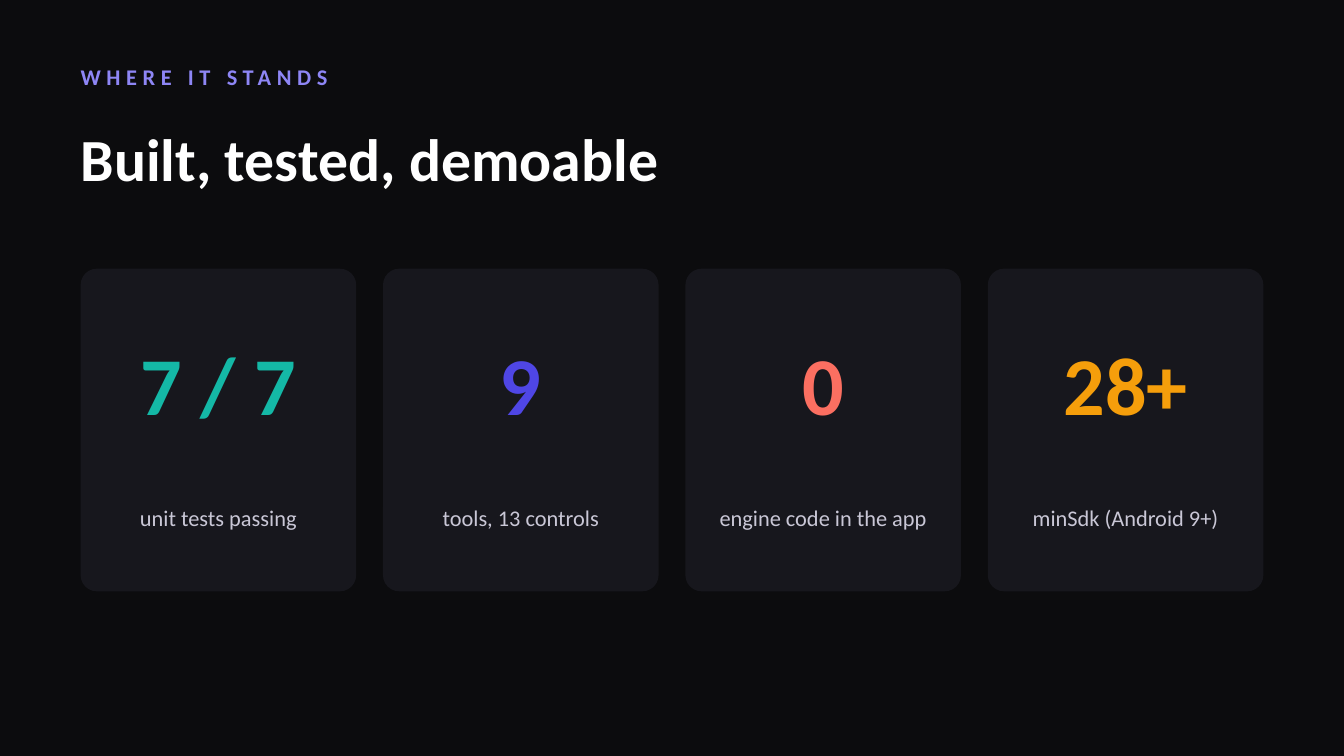
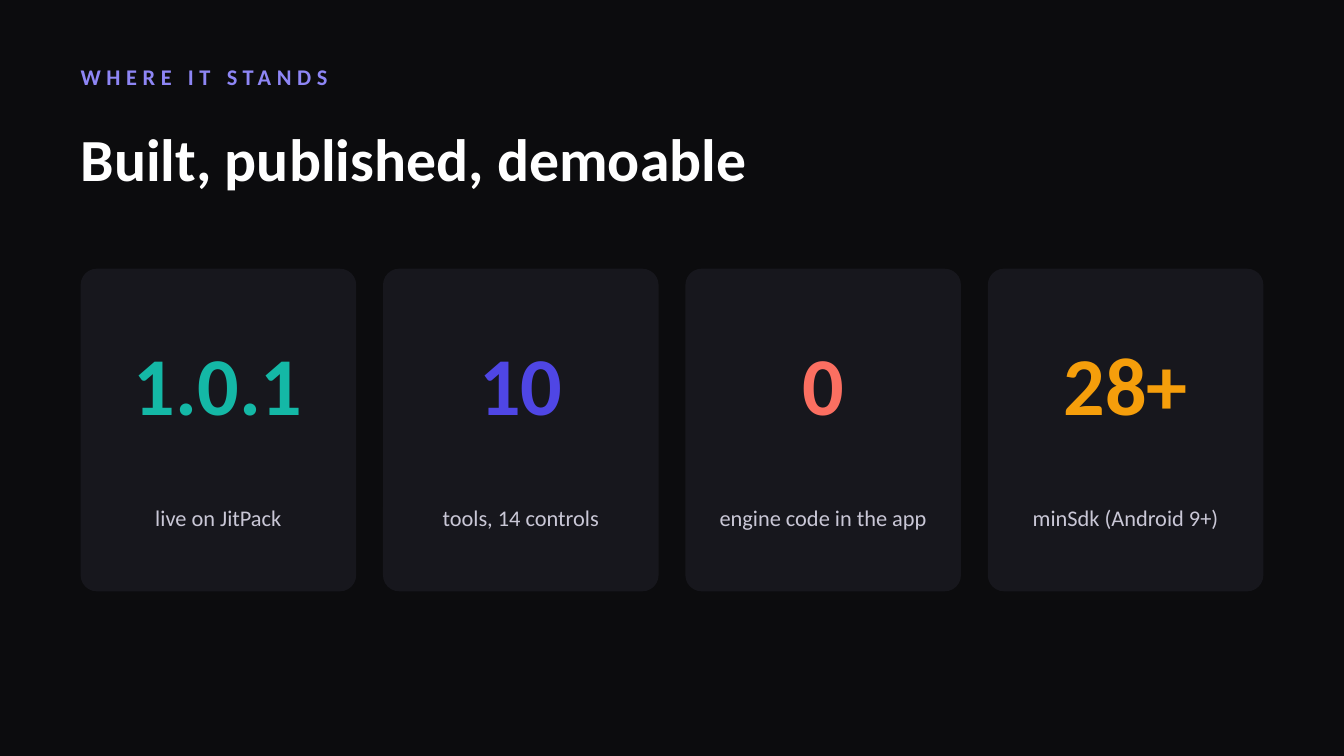
Before and after one commit to RotemBar18/EZCanvas, a slide deck: slide 10 of EZCanvas-Presentation.pptx. Drawn at 1344x756 pixels with LibreOffice and Linux fonts; fonts in the diff are those of the drawing. Boxes give left, top, right and bottom in pixels: in the first picture for what was removed or moved away, otherwise in the second. Text is boxed around its words. In the diff, an @@ line names an element or a change of style, - is before the commit and + after.

Commit message:
Layer the library, and make the toolbar fit the screen it is on
The toolbar stacked to roughly 700dp with every control enabled, against about
390dp on a landscape phone. Every example worked around it with the same
heightIn(max).verticalScroll() wrapper, which made the bar scroll but left the
canvas squeezed to almost nothing, so a drawing that survived rotation still
looked like it had vanished. EzToolbar now caps its own height, scrolls inside
that, and collapses to a single row on a short screen. The wrappers are gone.

Two rotation bugs behind the same symptom:

- remapTo clamped the drawing back into view only when it already fitted, which
  skipped the case that needs it. Both limits now apply, sorted, so a drawing
  too large to fit is held covering the canvas instead of sliding off.
- remapTo guarded the size it came from but not the size it went to. A layout
  pass that left the canvas no height shifted the drawing by half the old canvas
  and recorded a height of zero, so the pass that restored a real size was
  refused and the drawing stayed where it had been put.

Split the library into layers that depend one way: model knows nothing, render
turns elements into pixels and knows only model, the public API sits on top.
EzCanvas.kt drops from 501 lines to 274 and Export.kt from 261 to 67. The screen
and bitmap renderers now read every shared paint decision from one place, so an
exported PNG cannot drift from the display.

Naming: Tool was the only enum shouting while the other four were PascalCase.
One word for a list of colours instead of three. shapeKind is a property like
its sibling isShape. Breaking, so the version goes to 1.1.0.

Also removed a revision counter that survived a misdiagnosis, deduplicated the
round-cap rule between the renderers, and dropped the unit tests.

```diff
--- a/EZCanvas-Presentation.pptx
+++ b/EZCanvas-Presentation.pptx
@@ text at bbox=[81, 139, 746, 191]: text changed @@
-Built, tested, demoable
+Built, published, demoable
@@ text at bbox=[134, 361, 303, 416]: text changed @@
-7 / 7
+1.0.1
@@ text at bbox=[479, 361, 562, 416]: text changed @@
-9
+10
@@ text at bbox=[155, 510, 281, 526]: text changed @@
-unit tests passing
+live on JitPack
@@ text at bbox=[443, 510, 599, 529]: text changed @@
-tools, 13 controls
+tools, 14 controls
```
Also in this commit, not shown: 1 other slide changed, 29 other files.
